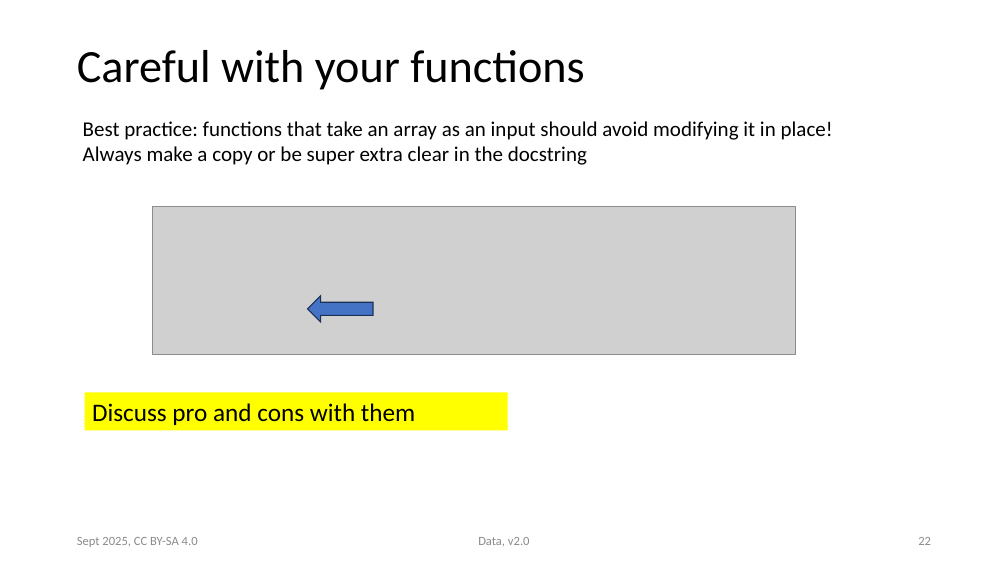
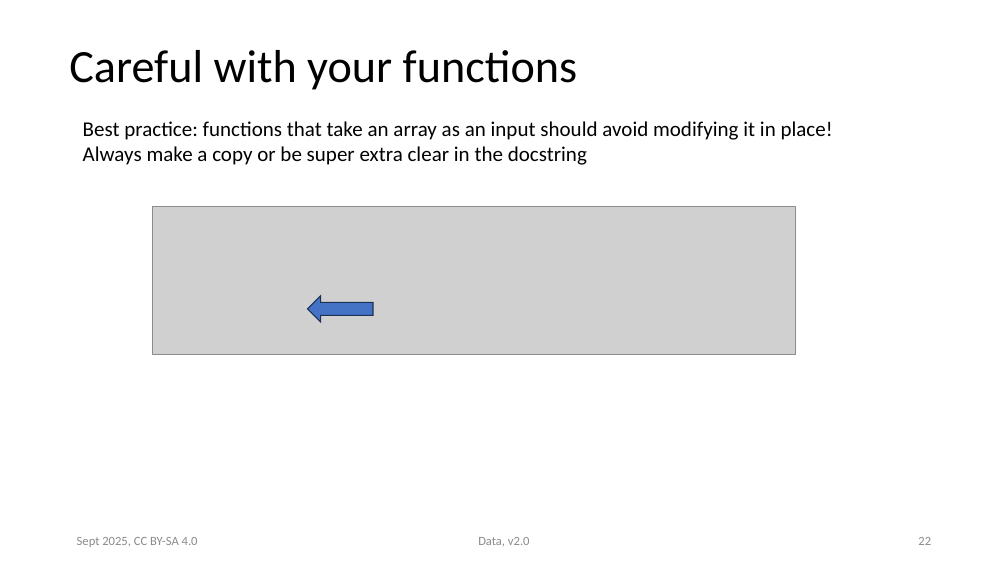
Before and after one commit to victoris93/data_class, a slide deck: slide 22 of numpy.pptx. Drawn at 1008x567 pixels with LibreOffice and Linux fonts; fonts in the diff are those of the drawing; grey boxes stand for pictures. Boxes give left, top, right and bottom in pixels: in the first picture for what was removed or moved away, otherwise in the second. Text is boxed around its words. In the diff, an @@ line names an element or a change of style, - is before the commit and + after.

```diff
--- a/numpy.pptx
+++ b/numpy.pptx
@@ title "Careful with your functions": place and size @@
-title "Careful with your functions" at (77,50,584,90)
+title "Careful with your functions" at (69,50,577,90)
@@ rectangle removed at (85,392,507,430) @@
-Discuss pro and cons with them
```
Also in this commit, not shown: 32 other slides changed, 2 other files.
